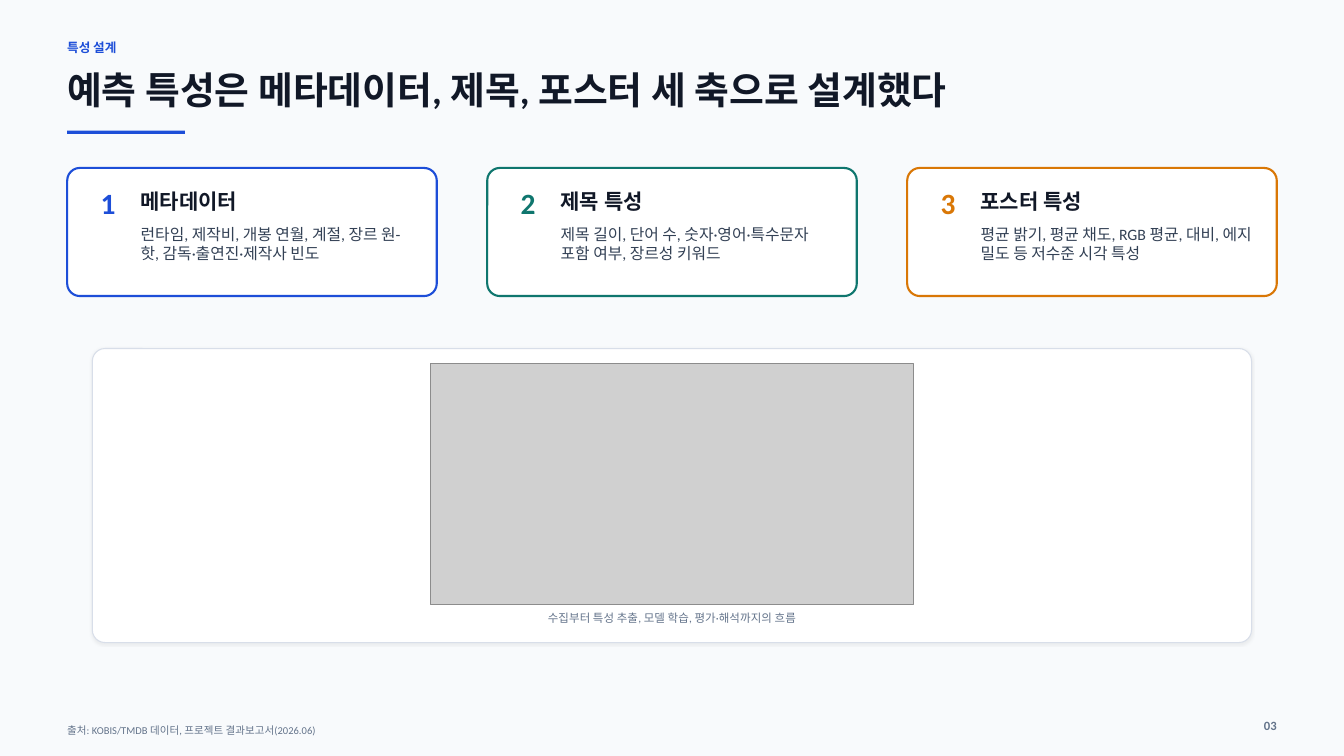
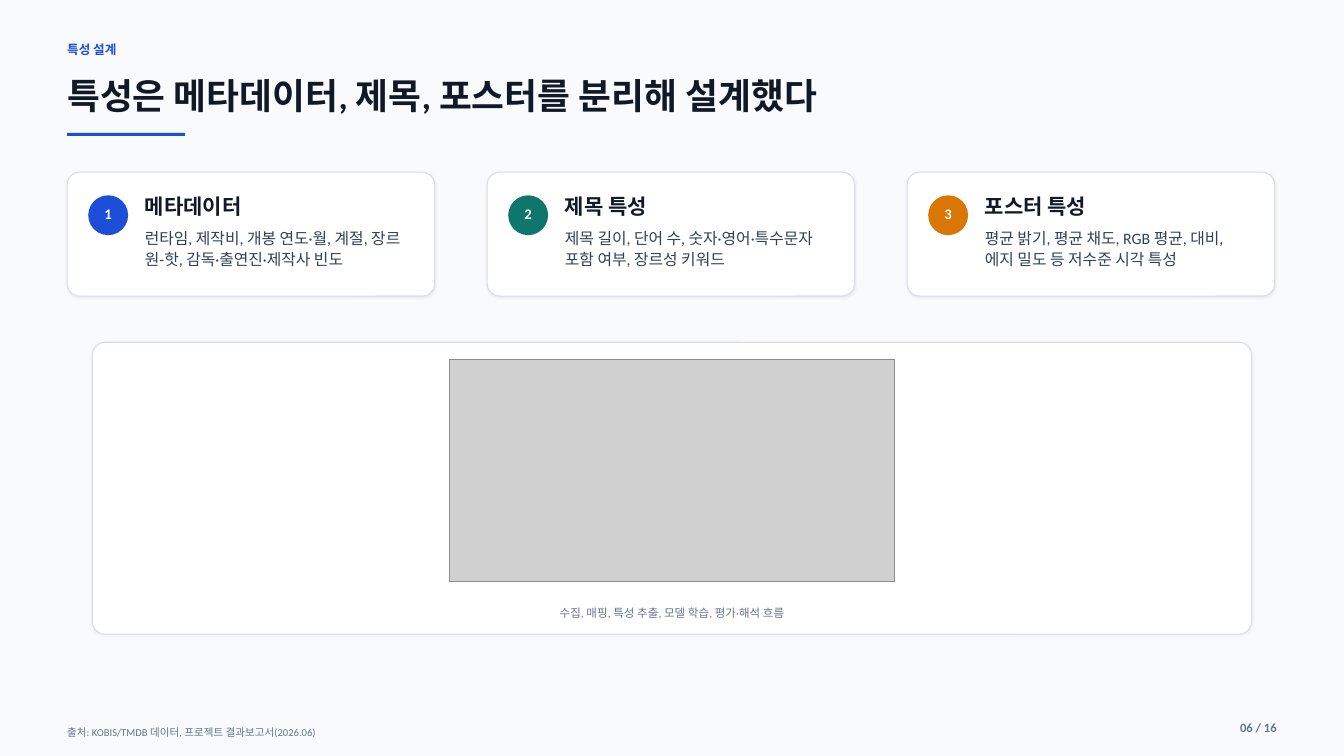
Before and after one commit to ryankimjh00/data-mining-term-project, a slide deck: slide 6 of outputs/TMDB_영화흥행예측_발표자료.pptx (slide 3 before the commit). Drawn at 1344x756 pixels with LibreOffice and Linux fonts; fonts in the diff are those of the drawing; grey boxes stand for pictures. Boxes give left, top, right and bottom in pixels: in the first picture for what was removed or moved away, otherwise in the second. Text is boxed around its words. In the diff, an @@ line names an element or a change of style, - is before the commit and + after.

```diff
--- a/outputs/TMDB_영화흥행예측_발표자료.pptx
+++ b/outputs/TMDB_영화흥행예측_발표자료.pptx
@@ text at (67, 79, 818, 114): text changed; size 27 to 25.5 pt @@
-예측 특성은 메타데이터, 제목, 포스터 세 축으로 설계했다
+특성은 메타데이터, 제목, 포스터를 분리해 설계했다
@@ rounded rectangle: place and size @@
-rounded rectangle at (68, 168, 438, 296)
+rounded rectangle at (68, 172, 436, 296)
@@ rounded rectangle at (68, 172, 436, 296): outline #1D4ED8 1.5 pt to #D8DEE9 0.75 pt; shadow on; proportions changed @@
@@ rounded rectangle: place and size @@
-rounded rectangle at (487, 168, 857, 296)
+rounded rectangle at (487, 172, 855, 296)
@@ rounded rectangle at (487, 172, 855, 296): outline #0F766E 1.5 pt to #D8DEE9 0.75 pt; shadow on; proportions changed @@
@@ rounded rectangle: place and size @@
-rounded rectangle at (907, 168, 1277, 296)
+rounded rectangle at (907, 172, 1275, 296)
@@ rounded rectangle at (907, 172, 1275, 296): outline #D97706 1.5 pt to #D8DEE9 0.75 pt; shadow on; proportions changed @@
@@ text "1": place and size @@
-text "1" at (101, 195, 116, 214)
+text "1" at (104, 209, 111, 219)
@@ text "1" at (104, 209, 111, 219): size 21 to 10.5 pt, text colour #1D4ED8 to #FFFFFF; line spacing 1 to 1.1 @@
@@ ellipse added at (89, 196, 129, 236), fill #1D4ED8 @@
@@ text "2": place and size @@
-text "2" at (521, 194, 536, 214)
+text "2" at (524, 209, 531, 219)
@@ text "2" at (524, 209, 531, 219): size 21 to 10.5 pt, text colour #0F766E to #FFFFFF; line spacing 1 to 1.1 @@
@@ ellipse added at (508, 196, 548, 236), fill #0F766E @@
@@ text "3": place and size @@
-text "3" at (941, 194, 956, 215)
+text "3" at (944, 209, 951, 219)
@@ text "3" at (944, 209, 951, 219): size 21 to 10.5 pt, text colour #D97706 to #FFFFFF; line spacing 1 to 1.1 @@
@@ ellipse added at (929, 196, 969, 236), fill #D97706 @@
@@ text at (145, 231, 400, 267): text changed @@
-런타임, 제작비, 개봉 연월, 계절, 장르 원-핫, 감독·출연진·제작사 빈도
+런타임, 제작비, 개봉 연도·월, 계절, 장르 원-핫, 감독·출연진·제작사 빈도
@@ rounded rectangle: place and size @@
-rounded rectangle at (93, 349, 1252, 643)
+rounded rectangle at (93, 343, 1252, 635)
@@ picture: place and size @@
-picture at (431, 363, 913, 605)
+picture at (450, 359, 895, 582)
@@ text at (560, 607, 784, 618): text changed @@
-수집부터 특성 추출, 모델 학습, 평가·해석까지의 흐름
+수집, 매핑, 특성 추출, 모델 학습, 평가·해석 흐름
@@ line spacing 1 to 1.1 in 7 elements at (565, 196, 647, 216), (985, 196, 1087, 216), (145, 196, 242, 216), (67, 43, 116, 55), (565, 231, 813, 267), (985, 231, 1223, 267), (67, 727, 316, 737) @@
@@ text added at (1240, 723, 1277, 732), 9 pt, text #64748B, bold @@
+06 / 16
@@ text removed at (1264, 722, 1277, 730) @@
-03
```
Also in this commit, not shown: 7 other slides changed, 8 slides added, 2 slides removed.
